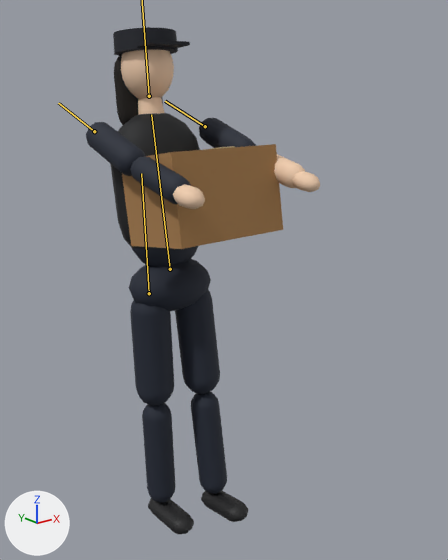
The glTF model city-hold/public/models/placeholder/char_security.glb, before and after one commit.
Camera for both pictures: a camera (50 mm lens) standing at (-1.3, -1.97, 1.7) and looking at (0.07, -0.25, 1.02). Lighting does not change. The marker at lower left points along +X, +Y and +Z. The picture after the commit comes second. Both versions are drawn at frame 18 of the action 'held'; the numbers are the values there. The bones that change are drawn over the model as lines.

The first picture shows 'Mesh_0', 'skin_12', 'skin_12.001', 'skin_12.002', 'skin_12.003', 'skin_12.004', 'skin_12.005', 'skin_skin'.
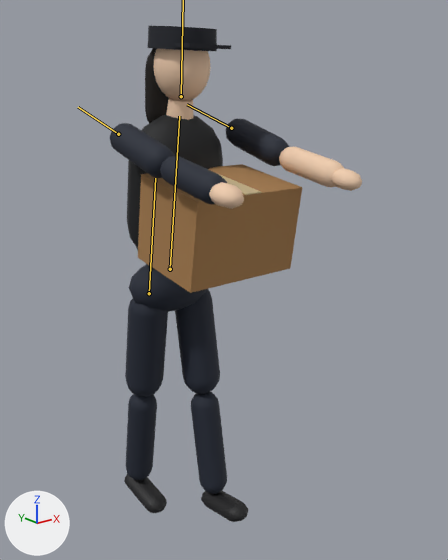
ob_carry is not drawn itself; it is the parent of ob_mesh_0, ob_mesh_1.

Scene script edits in JSON lines:
```json
{"block": "bone_legl", "where": "bone_legl = bpy.data.objects['character'].pose.bones['legL']  # child of 'hips'"}
{"op": "set", "path": "bone_legl.rotation_quaternion", "old": "(1.0, -0.023, 0.0, 0.0)", "new": "(0.997, 0.082, 0.0, 0.0)", "note": "degrees (-3, 0, 0) -> degrees (9, 0, 0)"}
{"block": "bone_torso", "where": "bone_torso = bpy.data.objects['character'].pose.bones['torso']  # child of 'hips'"}
{"op": "set", "path": "bone_torso.rotation_quaternion", "old": "(0.997, -0.083, 0.0, 0.0)", "new": "(0.997, 0.075, 0.0, 0.0)", "note": "degrees (-9, 0, 0) -> degrees (9, 0, 0)"}
{"block": "bone_head", "where": "bone_head = bpy.data.objects['character'].pose.bones['head']  # child of 'torso'"}
{"op": "set", "path": "bone_head.rotation_quaternion", "old": "(0.999, 0.041, 0.0, 0.0)", "new": "(0.999, -0.037, 0.0, 0.0)", "note": "degrees (5, 0, 0) -> degrees (-4, 0, 0)"}
{"block": "bone_arml", "where": "bone_arml = bpy.data.objects['character'].pose.bones['armL']  # child of 'torso'"}
{"op": "set", "path": "bone_arml.rotation_quaternion", "old": "(0.855, -0.518, 0.0, 0.0)", "new": "(0.749, -0.663, 0.0, 0.0)", "note": "degrees (-62, 0, 0) -> degrees (-83, 0, 0)"}
{"block": "bone_armr", "where": "bone_armr = bpy.data.objects['character'].pose.bones['armR']  # child of 'torso'"}
{"op": "set", "path": "bone_armr.rotation_quaternion", "old": "(0.855, -0.518, 0.0, 0.0)", "new": "(0.749, -0.663, 0.0, 0.0)", "note": "degrees (-62, 0, 0) -> degrees (-83, 0, 0)"}
```

Boxes [x1, y1, x2, y2] around the edits, measured in the pictures (448 x 560 px):
```json
{"object": "Mesh_0", "change": "posed", "before": [122, 144, 283, 249], "after": [138, 164, 302, 293], "on screen": "23% taller"}
{"object": "skin_12", "change": "posed", "before": [129, 259, 227, 502], "after": [125, 264, 227, 494]}
{"object": "skin_skin", "change": "posed", "before": [121, 50, 320, 209], "after": [153, 49, 362, 209]}
{"object": "skin_12.002", "change": "posed", "before": [86, 118, 256, 267], "after": [110, 119, 289, 265]}
{"object": "skin_12.003", "change": "posed", "before": [110, 113, 200, 248], "after": [127, 115, 223, 248], "on screen": "7% wider"}
{"object": "skin_12.001", "change": "posed", "before": [148, 491, 248, 534], "after": [124, 473, 248, 522], "on screen": "24% wider, 14% taller"}
{"object": "skin_12.004", "change": "posed", "before": [113, 27, 190, 56], "after": [148, 26, 231, 51], "on screen": "8% wider, 13% shorter"}
{"object": "skin_12.005", "change": "posed", "before": [114, 54, 163, 125], "after": [145, 48, 193, 123]}
{"object": "Mesh_1", "change": "posed", "before": [204, 146, 234, 150], "after": [217, 173, 261, 195]}
{"bone": "legL", "before": "(149, 293) to (141, 173)", "after": "(149, 293) to (155, 178)"}
{"bone": "torso", "before": "(170, 269) to (151, 114)", "after": "(170, 269) to (179, 116)"}
{"bone": "armL", "before": "(94, 131) to (58, 103)", "after": "(118, 134) to (78, 107)"}
{"bone": "armR", "before": "(205, 126) to (165, 101)", "after": "(231, 128) to (187, 104)"}
```
